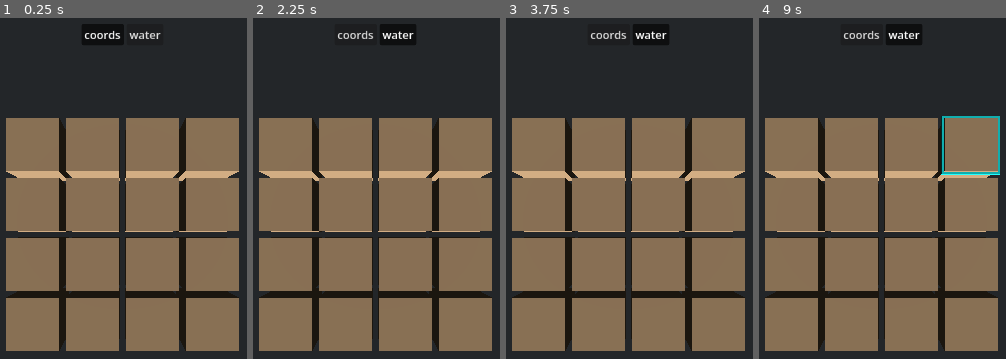
Above: before the commit, frames 1-4 (left to right).
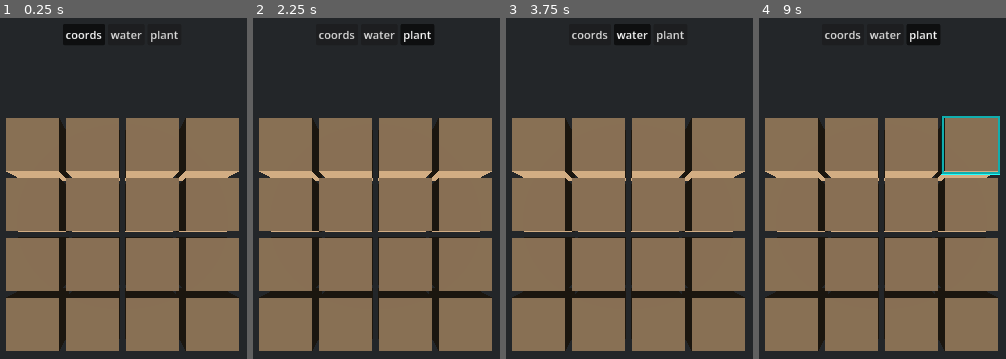
Above: after the commit, the same moments.

Repository: nicoexport/crops
Game: Godot game, scene res://scenes/game.tscn
Same seed, same stepped clock (60 frames per second), same inputs: the game is played once before the commit and once after it.
Inputs (mouse positions are in pixels of both pictures, inside the frame that each line leads up to):
- Up to frame 1 (0.25 s): no input
- Up to frame 2 (2.25 s): click "coords" at 0.5 s; click "water" at 1.25 s; click (418, 35) at 2 s, where only the run after the commit has a clickable "plant"
- Up to frame 3 (3.75 s): click "coords" at 2.75 s; click "water" at 3.5 s
- Up to frame 4 (9 s): click (924, 35) at 4.25 s, where only the run after the commit has a clickable "plant"; click "coords" at 5 s; click "water" at 5.75 s; click (924, 35) at 6.5 s, where only the run after the commit has a clickable "plant"; tap Enter at 7.25, 8.75 s; move the mouse to (outside the picture) at 7.27 s; hold 1 (1) 7.28-8.03 s; click (outside the picture) at 7.42 s; tap 2 (2) at 7.55, 8.1 s; tap Space at 8 s; move the mouse to (outside the picture) at 8.02 s; click (outside the picture) at 8.17 s; tap 1 (1) at 8.3 s; move the mouse to (961, 137) at 8.77 s; hold 1 (1) from 8.78 s (still down); click (961, 137) at 8.92 s

The runs differ from the first frame. In frame 1, 1.0% of the frame differs, in the area x 25-73%, y 1-8%; in frame 2, 1.0%; in frame 3, 0.7%; in frame 4, 1.0%.

Commit message:
implemenent palceholder plant action

Diff:
--- a/scenes/game.tscn
+++ b/scenes/game.tscn
@@ -129,41 +129,41 @@
 
 [node name="Cells" type="Node3D" parent="GridView" unique_id=1392116608]
 
-[node name="@CSGBox3D@19240" type="CSGBox3D" parent="GridView/Cells" unique_id=512359184]
+[node name="@CSGBox3D@18903" type="CSGBox3D" parent="GridView/Cells" unique_id=23861729]
 transform = Transform3D(1, 0, 0, 0, 1, 0, 0, 0, 1, -1.6875, 0, -1.6875)
 use_collision = true
 material = SubResource("ShaderMaterial_gee14")
 script = ExtResource("5_u5sy4")
 
-[node name="@CSGBox3D@19241" type="CSGBox3D" parent="GridView/Cells" unique_id=162049802]
+[node name="@CSGBox3D@18904" type="CSGBox3D" parent="GridView/Cells" unique_id=1910814635]
 transform = Transform3D(1, 0, 0, 0, 1, 0, 0, 0, 1, -1.6875, 0, -0.5625)
 use_collision = true
 material = SubResource("ShaderMaterial_0tnpc")
 script = ExtResource("5_u5sy4")
 y = 1
 
-[node name="@CSGBox3D@19242" type="CSGBox3D" parent="GridView/Cells" unique_id=345037478]
+[node name="@CSGBox3D@18905" type="CSGBox3D" parent="GridView/Cells" unique_id=635453555]
 transform = Transform3D(1, 0, 0, 0, 1, 0, 0, 0, 1, -1.6875, 0, 0.5625)
 use_collision = true
 material = SubResource("ShaderMaterial_vtaks")
 script = ExtResource("5_u5sy4")
 y = 2
 
-[node name="@CSGBox3D@19243" type="CSGBox3D" parent="GridView/Cells" unique_id=2130855870]
+[node name="@CSGBox3D@18906" type="CSGBox3D" parent="GridView/Cells" unique_id=339523675]
 transform = Transform3D(1, 0, 0, 0, 1, 0, 0, 0, 1, -1.6875, 0, 1.6875)
 use_collision = true
 material = SubResource("ShaderMaterial_kvpfn")
 script = ExtResource("5_u5sy4")
 y = 3
 
-[node name="@CSGBox3D@19244" type="CSGBox3D" parent="GridView/Cells" unique_id=540177492]
+[node name="@CSGBox3D@18907" type="CSGBox3D" parent="GridView/Cells" unique_id=2037749110]
 transform = Transform3D(1, 0, 0, 0, 1, 0, 0, 0, 1, -0.5625, 0, -1.6875)
 use_collision = true
 material = SubResource("ShaderMaterial_dinhu")
 script = ExtResource("5_u5sy4")
 x = 1
 
-[node name="@CSGBox3D@19245" type="CSGBox3D" parent="GridView/Cells" unique_id=2133608012]
+[node name="@CSGBox3D@18908" type="CSGBox3D" parent="GridView/Cells" unique_id=1282142752]
 transform = Transform3D(1, 0, 0, 0, 1, 0, 0, 0, 1, -0.5625, 0, -0.5625)
 use_collision = true
 material = SubResource("ShaderMaterial_kvuet")
@@ -171,7 +171,7 @@
 x = 1
 y = 1
 
-[node name="@CSGBox3D@19246" type="CSGBox3D" parent="GridView/Cells" unique_id=1959901626]
+[node name="@CSGBox3D@18909" type="CSGBox3D" parent="GridView/Cells" unique_id=152370329]
 transform = Transform3D(1, 0, 0, 0, 1, 0, 0, 0, 1, -0.5625, 0, 0.5625)
 use_collision = true
 material = SubResource("ShaderMaterial_trtic")
@@ -179,7 +179,7 @@
 x = 1
 y = 2
 
-[node name="@CSGBox3D@19247" type="CSGBox3D" parent="GridView/Cells" unique_id=878798669]
+[node name="@CSGBox3D@18910" type="CSGBox3D" parent="GridView/Cells" unique_id=1898103634]
 transform = Transform3D(1, 0, 0, 0, 1, 0, 0, 0, 1, -0.5625, 0, 1.6875)
 use_collision = true
 material = SubResource("ShaderMaterial_ir15t")
@@ -187,14 +187,14 @@
 x = 1
 y = 3
 
-[node name="@CSGBox3D@19248" type="CSGBox3D" parent="GridView/Cells" unique_id=558719278]
+[node name="@CSGBox3D@18911" type="CSGBox3D" parent="GridView/Cells" unique_id=1935387991]
 transform = Transform3D(1, 0, 0, 0, 1, 0, 0, 0, 1, 0.5625, 0, -1.6875)
 use_collision = true
 material = SubResource("ShaderMaterial_ca42v")
 script = ExtResource("5_u5sy4")
 x = 2
 
-[node name="@CSGBox3D@19249" type="CSGBox3D" parent="GridView/Cells" unique_id=363183761]
+[node name="@CSGBox3D@18912" type="CSGBox3D" parent="GridView/Cells" unique_id=1420571754]
 transform = Transform3D(1, 0, 0, 0, 1, 0, 0, 0, 1, 0.5625, 0, -0.5625)
 use_collision = true
 material = SubResource("ShaderMaterial_rysoc")
@@ -202,7 +202,7 @@
 x = 2
 y = 1
 
-[node name="@CSGBox3D@19250" type="CSGBox3D" parent="GridView/Cells" unique_id=982309574]
+[node name="@CSGBox3D@18913" type="CSGBox3D" parent="GridView/Cells" unique_id=912768596]
 transform = Transform3D(1, 0, 0, 0, 1, 0, 0, 0, 1, 0.5625, 0, 0.5625)
 use_collision = true
 material = SubResource("ShaderMaterial_ssvqc")
@@ -210,7 +210,7 @@
 x = 2
 y = 2
 
-[node name="@CSGBox3D@19251" type="CSGBox3D" parent="GridView/Cells" unique_id=138936788]
+[node name="@CSGBox3D@18914" type="CSGBox3D" parent="GridView/Cells" unique_id=1690087001]
 transform = Transform3D(1, 0, 0, 0, 1, 0, 0, 0, 1, 0.5625, 0, 1.6875)
 use_collision = true
 material = SubResource("ShaderMaterial_264po")
@@ -218,14 +218,14 @@
 x = 2
 y = 3
 
-[node name="@CSGBox3D@19252" type="CSGBox3D" parent="GridView/Cells" unique_id=512093446]
+[node name="@CSGBox3D@18915" type="CSGBox3D" parent="GridView/Cells" unique_id=396578707]
 transform = Transform3D(1, 0, 0, 0, 1, 0, 0, 0, 1, 1.6875, 0, -1.6875)
 use_collision = true
 material = SubResource("ShaderMaterial_1kice")
 script = ExtResource("5_u5sy4")
 x = 3
 
-[node name="@CSGBox3D@19253" type="CSGBox3D" parent="GridView/Cells" unique_id=1637839380]
+[node name="@CSGBox3D@18916" type="CSGBox3D" parent="GridView/Cells" unique_id=1348082904]
 transform = Transform3D(1, 0, 0, 0, 1, 0, 0, 0, 1, 1.6875, 0, -0.5625)
 use_collision = true
 material = SubResource("ShaderMaterial_5newe")
@@ -233,7 +233,7 @@
 x = 3
 y = 1
 
-[node name="@CSGBox3D@19254" type="CSGBox3D" parent="GridView/Cells" unique_id=2069856349]
+[node name="@CSGBox3D@18917" type="CSGBox3D" parent="GridView/Cells" unique_id=1251357672]
 transform = Transform3D(1, 0, 0, 0, 1, 0, 0, 0, 1, 1.6875, 0, 0.5625)
 use_collision = true
 material = SubResource("ShaderMaterial_37s47")
@@ -241,7 +241,7 @@
 x = 3
 y = 2
 
-[node name="@CSGBox3D@19255" type="CSGBox3D" parent="GridView/Cells" unique_id=2147466615]
+[node name="@CSGBox3D@18918" type="CSGBox3D" parent="GridView/Cells" unique_id=723417351]
 transform = Transform3D(1, 0, 0, 0, 1, 0, 0, 0, 1, 1.6875, 0, 1.6875)
 use_collision = true
 material = SubResource("ShaderMaterial_bt5mj")
@@ -274,7 +274,7 @@
 theme_override_constants/margin_right = 20
 theme_override_constants/margin_bottom = 20
 
-[node name="DebugInteractionBar" type="HBoxContainer" parent="GridView/Interactor/CanvasLayer/Control/MarginContainer" unique_id=537845381 node_paths=PackedStringArray("interactor", "coords", "water")]
+[node name="DebugInteractionBar" type="HBoxContainer" parent="GridView/Interactor/CanvasLayer/Control/MarginContainer" unique_id=537845381 node_paths=PackedStringArray("interactor", "coords", "water", "plant")]
 layout_mode = 2
 size_flags_vertical = 0
 alignment = 1
@@ -282,6 +282,7 @@
 interactor = NodePath("../../../..")
 coords = NodePath("Coords")
 water = NodePath("Water")
+plant = NodePath("Plant")
 
 [node name="Coords" type="Button" parent="GridView/Interactor/CanvasLayer/Control/MarginContainer/DebugInteractionBar" unique_id=1734376731]
 layout_mode = 2
@@ -294,3 +295,10 @@
 toggle_mode = true
 button_group = ExtResource("8_gee14")
 text = "water"
+
+[node name="Plant" type="Button" parent="GridView/Interactor/CanvasLayer/Control/MarginContainer/DebugInteractionBar" unique_id=1874405707]
+layout_mode = 2
+toggle_mode = true
+button_group = ExtResource("8_gee14")
+text = "plant
+"
--- a/scripts/debug_interaction_bar.gd
+++ b/scripts/debug_interaction_bar.gd
@@ -4,11 +4,13 @@
 @export_category("Buttons")
 @export var coords: Button
 @export var water: Button
+@export var plant: Button
 
 
 func _ready() -> void:
 	coords.pressed.connect(handle_coords_pressed)
 	water.pressed.connect(handle_water_pressed)
+	plant.pressed.connect(handle_plant_pressed)
 
 	coords.button_pressed = true
 	handle_coords_pressed()
@@ -20,3 +22,7 @@
 
 func handle_water_pressed():
 	interactor.selected_interaction = InteractionWater.new(1)
+
+
+func handle_plant_pressed():
+	interactor.selected_interaction = InteractionPlant.new()
--- a/scripts/game_model.gd
+++ b/scripts/game_model.gd
@@ -4,6 +4,7 @@
 signal grid_resized(new_width: int, new_height: int)
 signal cell_changed(x: int, y: int, value)
 signal irrigation_changed(x: int, y: int, level: int)
+signal cell_entity_changed(x: int, y:int, entity)
 
 
 @export var width: int = 8:
@@ -27,10 +28,15 @@
 
 var cells := {}
 var irrigation_map := {}
+var cell_entity_map := {}
 
 func handle_grid_resize(new_width: int, new_height: int) -> void:
 	# Adjust internal data structures as needed
 	var new_cells := {}
+	var new_irrigation_map := {}
+	var new_cell_entity_map := {}
+
+
 	for x in range(new_width):
 		for y in range(new_height):
 			var key = Vector2i(x, y)
@@ -38,17 +44,18 @@
 				new_cells[key] = cells[key]
 			else:
 				new_cells[key] = 0  # Default value for new cells
-	cells = new_cells
 
-	var new_irrigation_map := {}
-	for x in range(new_width):
-		for y in range(new_height):
-			var key = Vector2i(x, y)
 			if key in irrigation_map:
 				new_irrigation_map[key] = irrigation_map[key]
 			else:
 				new_irrigation_map[key] = 0  # Default irrigation level
+
+			if key in cell_entity_map:
+				new_cell_entity_map[key] = cell_entity_map[key]
+
+	cells = new_cells
 	irrigation_map = new_irrigation_map
+	cell_entity_map = new_cell_entity_map
 
 
 func set_cell(x: int, y: int, value: int) -> void:
@@ -69,3 +76,13 @@
 	var new_level = clamp(current_level + delta, 0, 5)
 	irrigation_map[Vector2i(x, y)] = new_level
 	irrigation_changed.emit(x, y, new_level)
+
+
+func try_place_entity_on_map(x: int, y: int, entity) -> bool:
+	var key = Vector2i(x, y)
+	if key in cell_entity_map and cell_entity_map[key] != null:
+		return false
+
+	cell_entity_map[key] = entity
+	cell_entity_changed.emit(x, y, entity)
+	return true
--- /dev/null
+++ b/scripts/interactions/interaction_plant.gd
@@ -0,0 +1,5 @@
+class_name InteractionPlant extends BaseInteraction
+
+
+func perform(x: int, y: int, model: GameModel):
+    print("performed plant action at: ", str(x), " : ", str(y))
Not shown, added: scripts/interactions/interaction_plant.gd.uid
